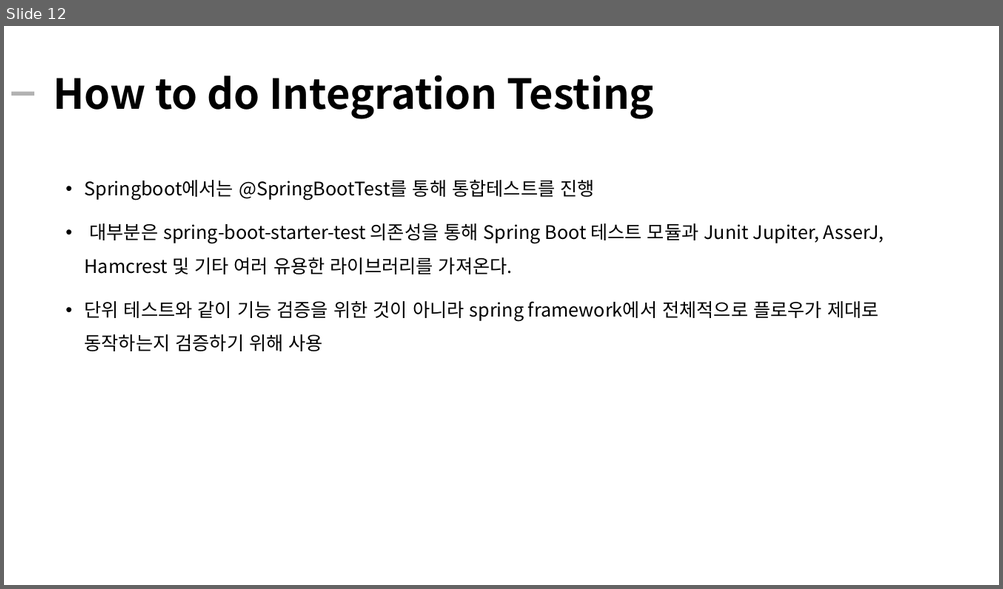
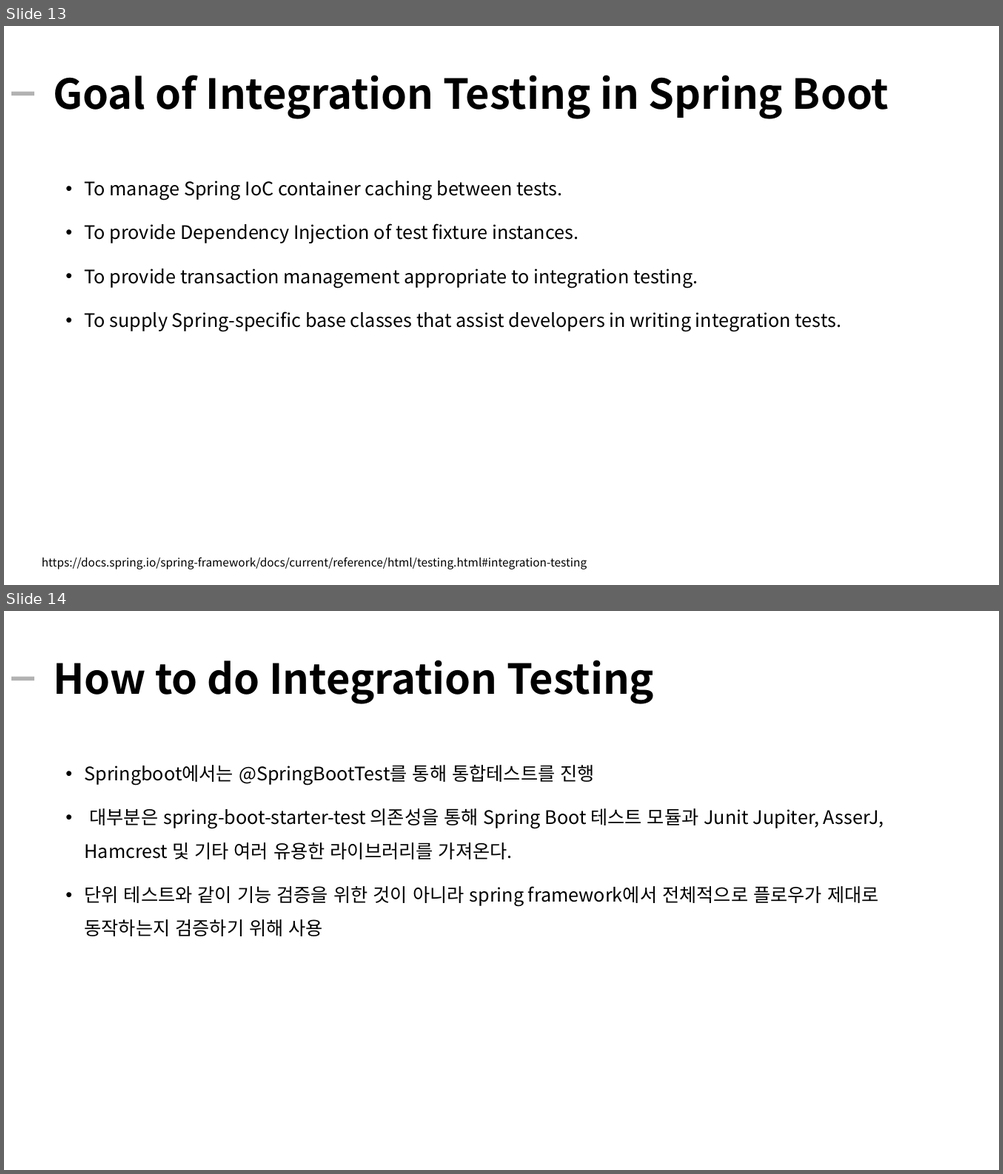
Before and after one commit to kiku99/AWS, a slide deck: Testing/01. Integration Testing in Spring Boot.pptx. Shown one above the other, each under a label of ours: slide 12 before the commit, slides 13 and 14 after it. The pictures are 1003x589 and 1003x1174 pixels, drawn with LibreOffice and Linux fonts; fonts in the diff are those of the drawing. Boxes give left, top, right and bottom in pixels: in the first picture for what was removed or moved away, otherwise in the second. Text is boxed around its words. In the diff, an @@ line names an element or a change of style, - is before the commit and + after.

Commit message:
add : testing

```diff
--- a/Testing/01. Integration Testing in Spring Boot.pptx
+++ b/Testing/01. Integration Testing in Spring Boot.pptx
@@ slide 13 added at box(4, 26, 999, 585), background #FFFFFF @@
@@ rectangle added at box(11, 92, 34, 96), fill #B2B2B2 @@
@@ title added at box(54, 75, 888, 119), 40 pt, text #000000, bold @@
+Goal of Integration Testing in Spring Boot
@@ text added at box(85, 181, 841, 332), 18 pt, text #000000 @@
+• To manage Spring IoC container caching between tests.
+• To provide Dependency Injection of test fixture instances.
+• To provide transaction management appropriate to integration testing.
+• To supply Spring-specific base classes that assist developers in writing integration tests.
@@ text added at box(42, 557, 586, 570), 11 pt, text #000000 @@
+https://docs.spring.io/spring-framework/docs/current/reference/html/testing.html#integration-testing
@@ what was slide 12 is now slide 14 @@
```
Also in this commit, not shown: 1 slide changed, 1 other slide added, 1 other file.
